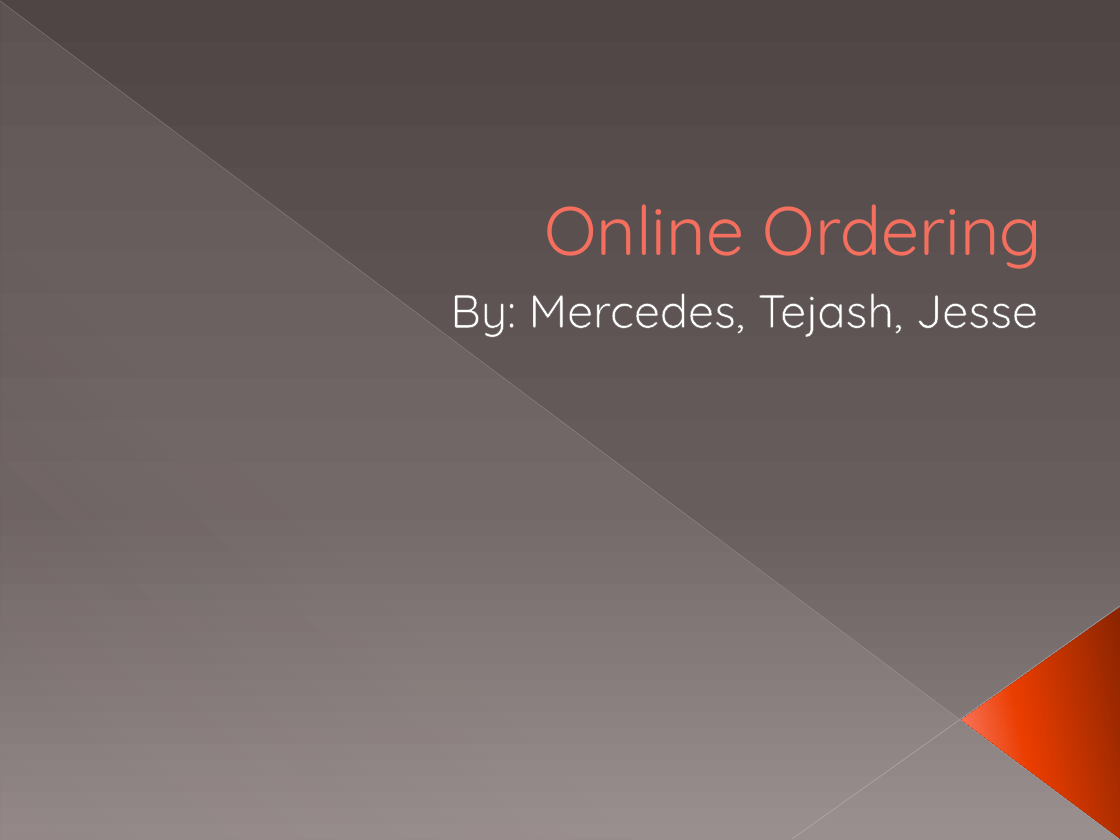
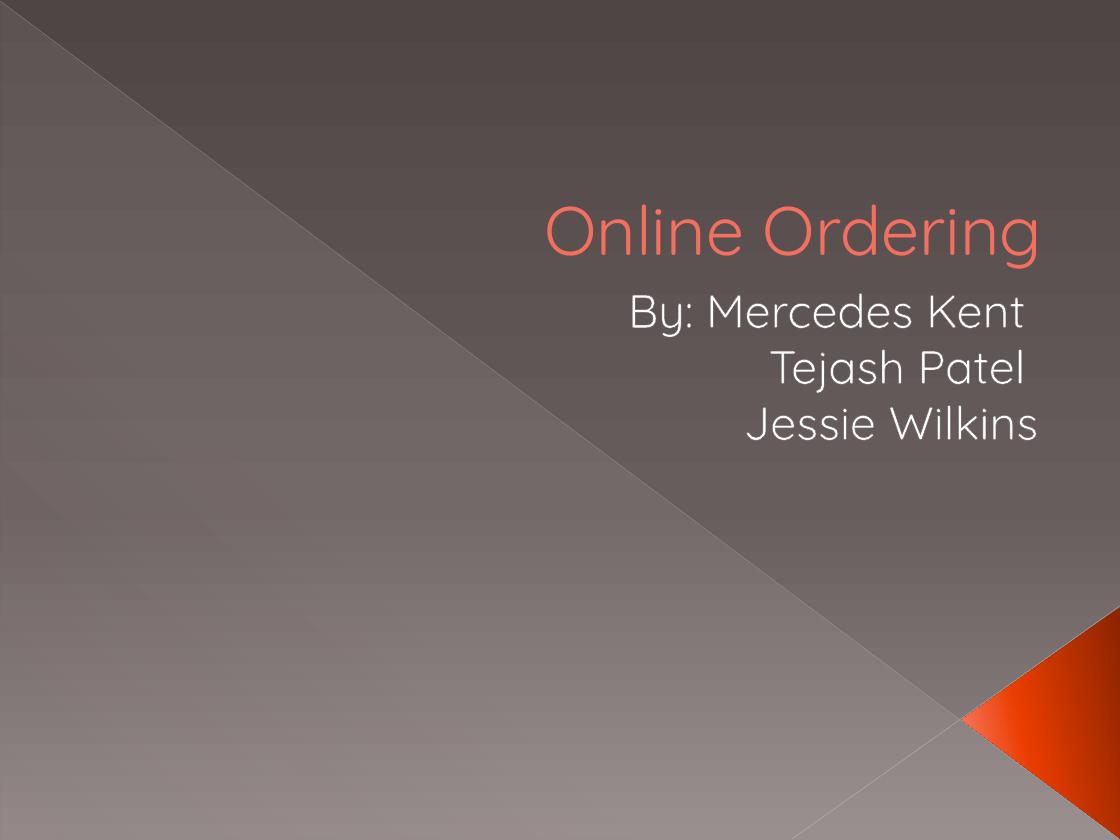
Before and after one commit to Jessie-Wilkins/CIS474TeamProject, a slide deck: slide 1 of ProjectPPT.pptx. Drawn at 1120x840 pixels with LibreOffice and Linux fonts; fonts in the diff are those of the drawing. Boxes give left, top, right and bottom in pixels: in the first picture for what was removed or moved away, otherwise in the second. Text is boxed around its words. In the diff, an @@ line names an element or a change of style, - is before the commit and + after.

Commit message:
Edited names in intro slide from power point

```diff
--- a/ProjectPPT.pptx
+++ b/ProjectPPT.pptx
@@ subtitle at <box>628,293,1039,440</box>: text changed @@
-By: Mercedes, Tejash, Jesse
+By: Mercedes Kent
+Tejash Patel
+Jessie Wilkins
```
